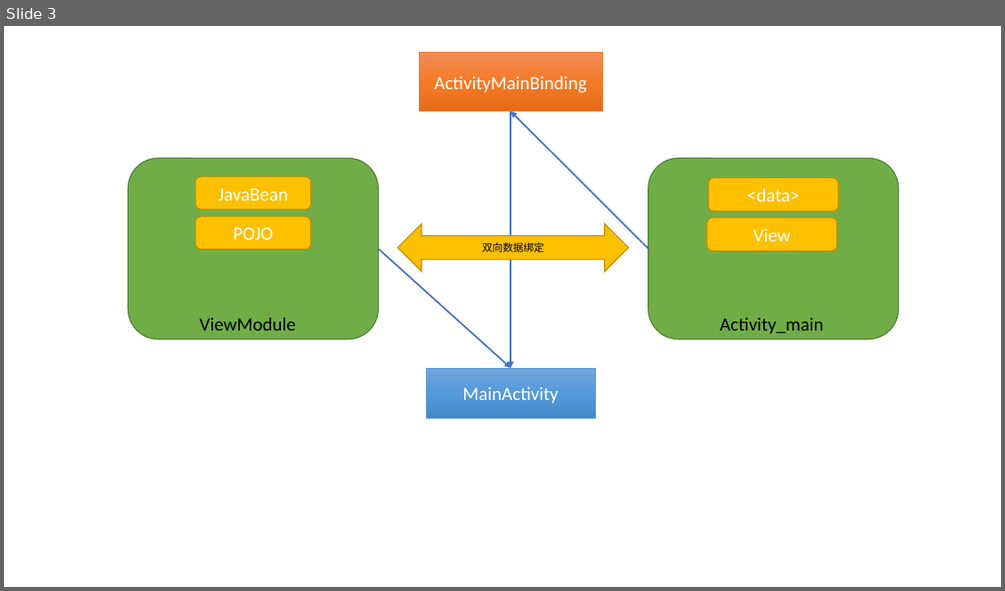
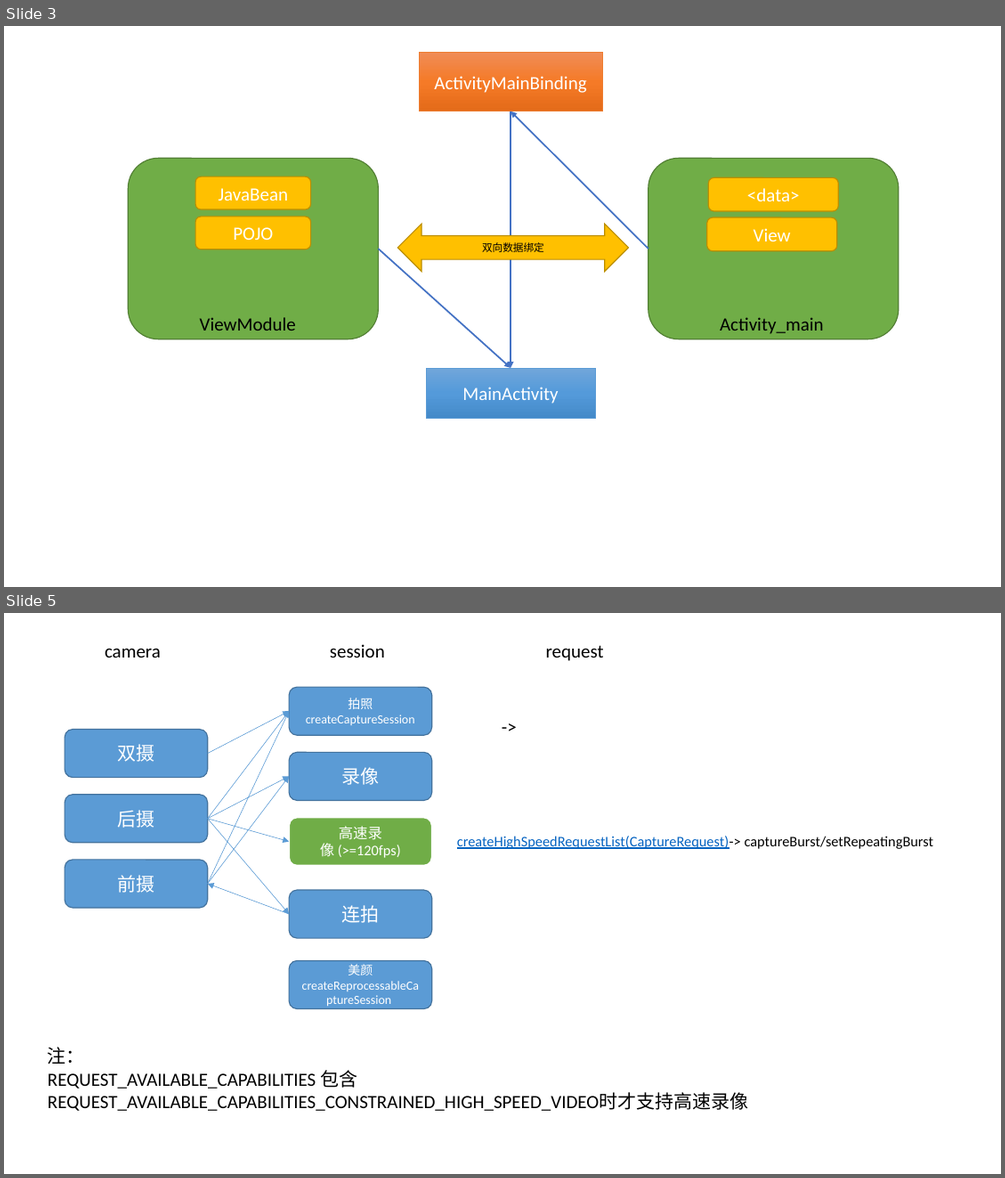
Before and after one commit to OkayCamera/OkayCamera-Android, a slide deck: doc/FramworkDesign.pptx. Shown one above the other, each under a label of ours: slide 3 before the commit, slides 3 and 5 after it; the slides between them are not shown. The pictures are 1005x591 and 1005x1178 pixels, drawn with LibreOffice and Linux fonts; fonts in the diff are those of the drawing. Boxes give left, top, right and bottom in pixels: in the first picture for what was removed or moved away, otherwise in the second. Text is boxed around its words. In the diff, an @@ line names an element or a change of style, - is before the commit and + after.

```diff
--- a/doc/FramworkDesign.pptx
+++ b/doc/FramworkDesign.pptx
@@ slide 5 added at (x1=4, y1=613, x2=1001, y2=1174), background #FFFFFF @@
@@ text added at (x1=105, y1=648, x2=161, y2=657), 18 pt, text #000000 @@
+camera
@@ text added at (x1=330, y1=644, x2=385, y2=657), 18 pt, text #000000 @@
+session
@@ text added at (x1=546, y1=645, x2=604, y2=661), 18 pt, text #000000 @@
+request
@@ rounded rectangle added at (x1=289, y1=687, x2=432, y2=735), fill #5B9BD5, outline #43739E 1 pt, 12 pt, text #FFFFFF @@
+拍照
+createCaptureSession
@@ arrow added from (208, 754) to (289, 711), #5B9BD5 0.5 pt @@
@@ arrow added from (208, 819) to (289, 711), #5B9BD5 0.5 pt @@
@@ arrow added from (208, 884) to (289, 711), #5B9BD5 0.5 pt @@
@@ text added at (x1=494, y1=711, x2=947, y2=741), 18 pt, text #000000 @@
+->
@@ rounded rectangle added at (x1=65, y1=729, x2=208, y2=777), fill #5B9BD5, outline #43739E 1 pt, 18 pt, text #FFFFFF @@
+双摄
@@ rounded rectangle added at (x1=289, y1=752, x2=432, y2=800), fill #5B9BD5, outline #43739E 1 pt, 18 pt, text #FFFFFF @@
+录像
@@ rounded rectangle added at (x1=65, y1=795, x2=208, y2=843), fill #5B9BD5, outline #43739E 1 pt, 18 pt, text #FFFFFF @@
+后摄
@@ arrow added from (208, 819) to (289, 776), #5B9BD5 0.5 pt @@
@@ arrow added from (208, 884) to (289, 776), #5B9BD5 0.5 pt @@
@@ arrow added from (208, 819) to (289, 841), #5B9BD5 0.5 pt @@
@@ arrow added from (208, 819) to (289, 914), #5B9BD5 0.5 pt @@
@@ rounded rectangle added at (x1=289, y1=817, x2=432, y2=865), fill #70AD47, outline #FFFFFF 1.5 pt, 14 pt, text #FFFFFF @@
+高速录像 (>=120fps)
@@ text added at (x1=457, y1=835, x2=934, y2=849), 14 pt, text #0563C1, underline @@
+createHighSpeedRequestList(CaptureRequest)-> captureBurst/setRepeatingBurst
@@ rounded rectangle added at (x1=65, y1=860, x2=208, y2=908), fill #5B9BD5, outline #43739E 1 pt, 18 pt, text #FFFFFF @@
+前摄
@@ arrow added from (289, 914) to (208, 884), #5B9BD5 0.5 pt @@
@@ rounded rectangle added at (x1=289, y1=890, x2=432, y2=938), fill #5B9BD5, outline #43739E 1 pt, 18 pt, text #FFFFFF @@
+连拍
@@ rounded rectangle added at (x1=289, y1=961, x2=432, y2=1008), fill #5B9BD5, outline #43739E 1 pt, 12 pt, text #FFFFFF @@
+美颜
+createReprocessableCaptureSession
@@ text added at (x1=48, y1=1046, x2=749, y2=1111), 18 pt, text #000000 @@
+注：
+REQUEST_AVAILABLE_CAPABILITIES 包含 REQUEST_AVAILABLE_CAPABILITIES_CONSTRAINED_HIGH_SPEED_VIDEO时才支持高速录像
```
Also in this commit, not shown: 1 other slide added, 6 other files.
